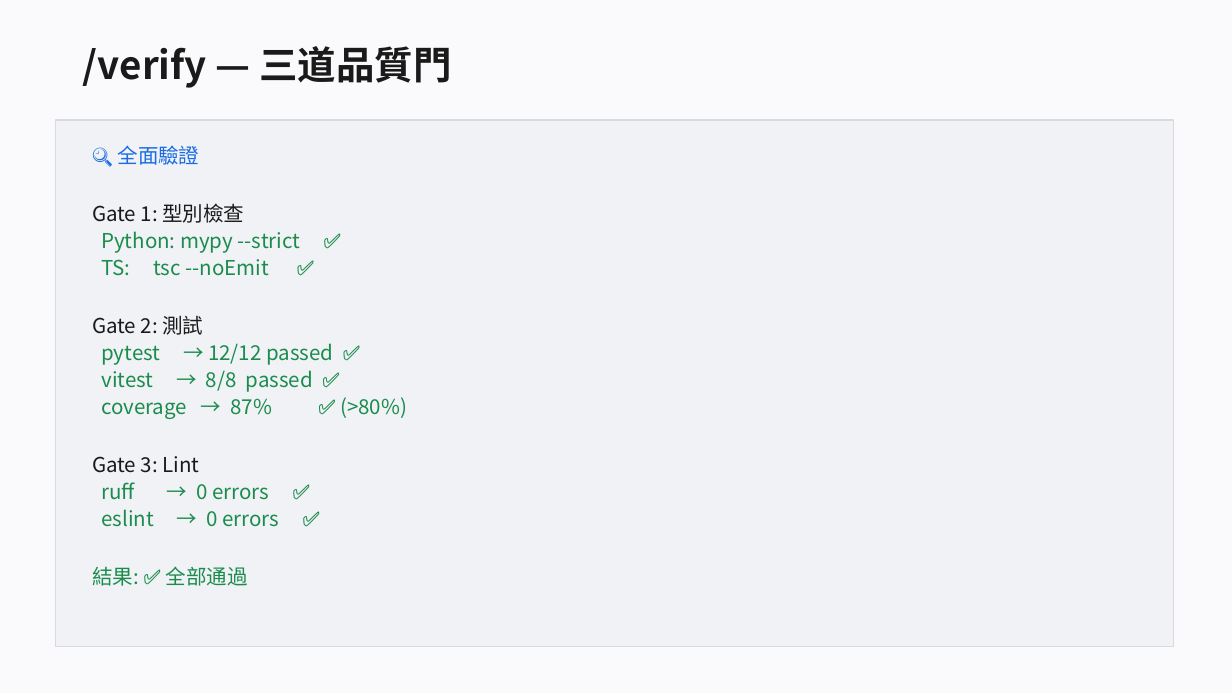
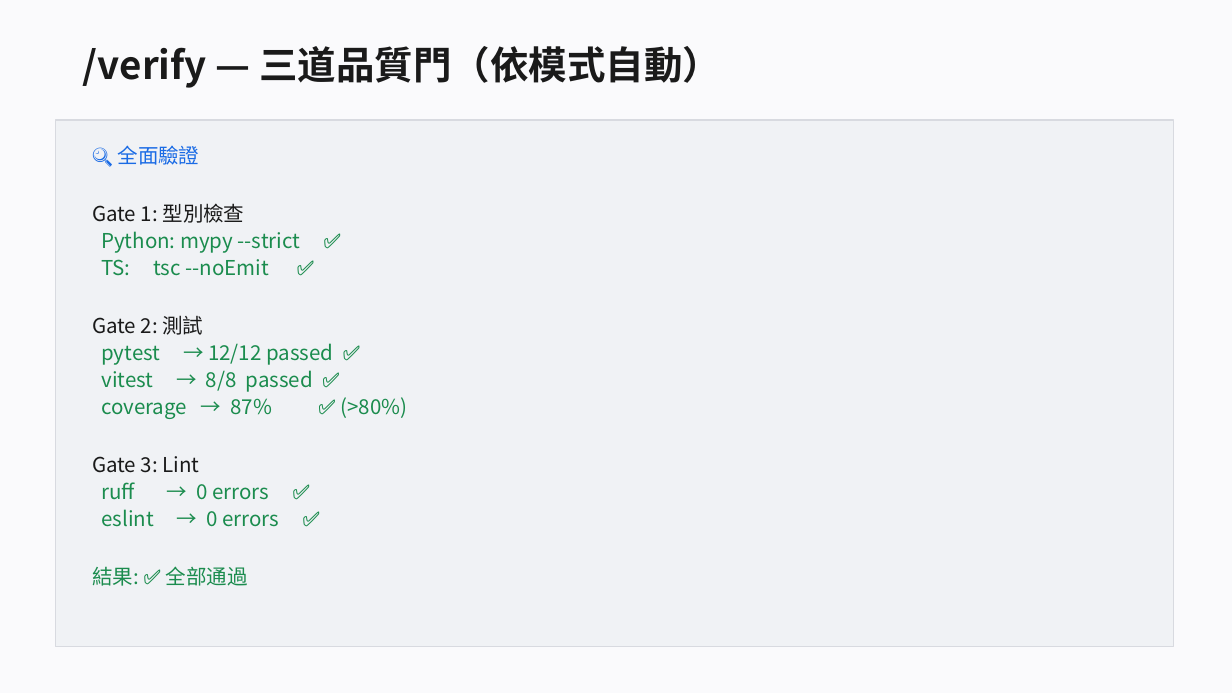
Before and after one commit to bheadwei/claude-GUNDAM-zh-tw, a slide deck: slide 30 of workshop/docs/slides/VibeCoding_Workshop.pptx. Drawn at 1232x693 pixels with LibreOffice and Linux fonts; fonts in the diff are those of the drawing. Boxes give left, top, right and bottom in pixels: in the first picture for what was removed or moved away, otherwise in the second. Text is boxed around its words. In the diff, an @@ line names an element or a change of style, - is before the commit and + after.

```diff
--- a/workshop/docs/slides/VibeCoding_Workshop.pptx
+++ b/workshop/docs/slides/VibeCoding_Workshop.pptx
@@ text at [83, 46, 721, 88]: text changed @@
-/verify — 三道品質門
+/verify — 三道品質門（依模式自動）
```
Also in this commit, not shown: 2 other slides changed, 5 other files.
